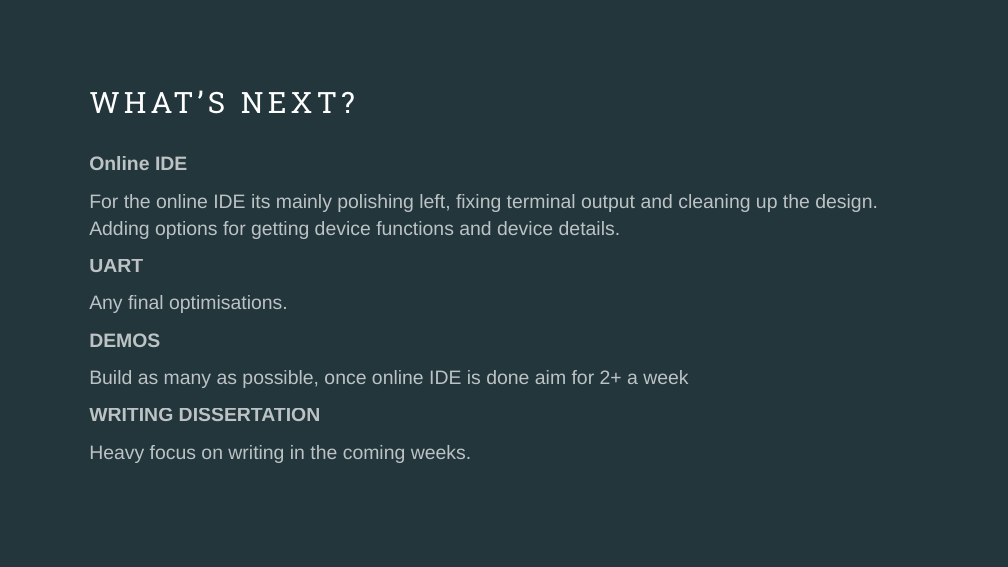
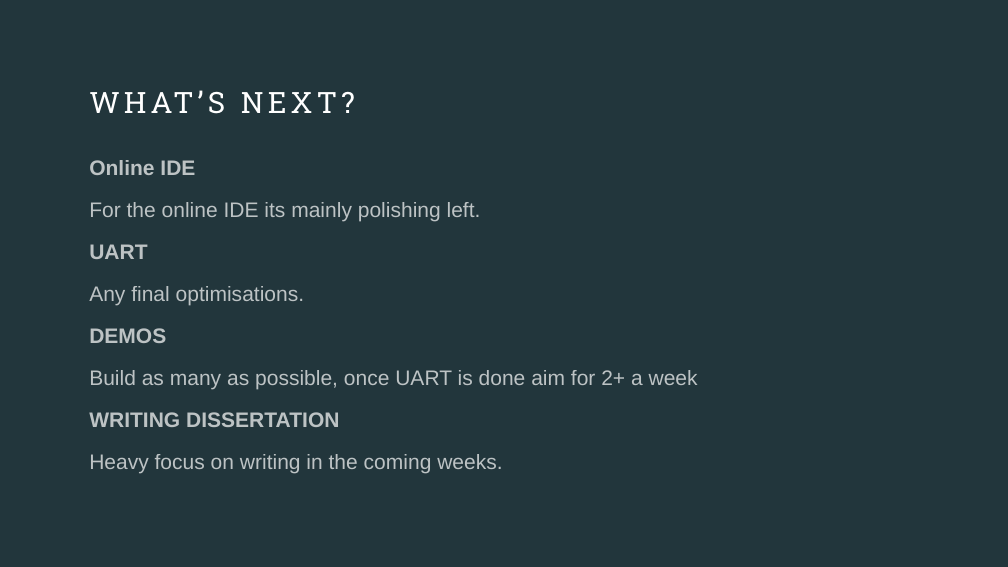
Before and after one commit to callummclu/dissertation, a slide deck: slide 6 of meetings/week 15/week15_presentation.pptx. Drawn at 1008x567 pixels with LibreOffice and Linux fonts; fonts in the diff are those of the drawing. Boxes give left, top, right and bottom in pixels: in the first picture for what was removed or moved away, otherwise in the second. Text is boxed around its words. In the diff, an @@ line names an element or a change of style, - is before the commit and + after.

```diff
--- a/meetings/week 15/week15_presentation.pptx
+++ b/meetings/week 15/week15_presentation.pptx
@@ text at [89, 160, 502, 473]: size 18.5 to 20 pt in "Online IDE", "UART", "Any final optimisations.", "DEMOS" and 2 more places; line spacing 1.15 to 1.25 @@
@@ text at [89, 202, 481, 221]: text changed; size 18.5 to 20 pt @@
-For the online IDE its mainly polishing left, fixing terminal output and cleaning up the design. Adding options for getting device functions and device details.
+For the online IDE its mainly polishing left.
@@ text at [89, 370, 698, 389]: text changed; size 18.5 to 20 pt @@
-Build as many as possible, once online IDE is done aim for 2+ a week
+Build as many as possible, once UART is done aim for 2+ a week
```
Also in this commit, not shown: 1 other slide changed, 2 slides added, 2 slides removed, 3 other files.
